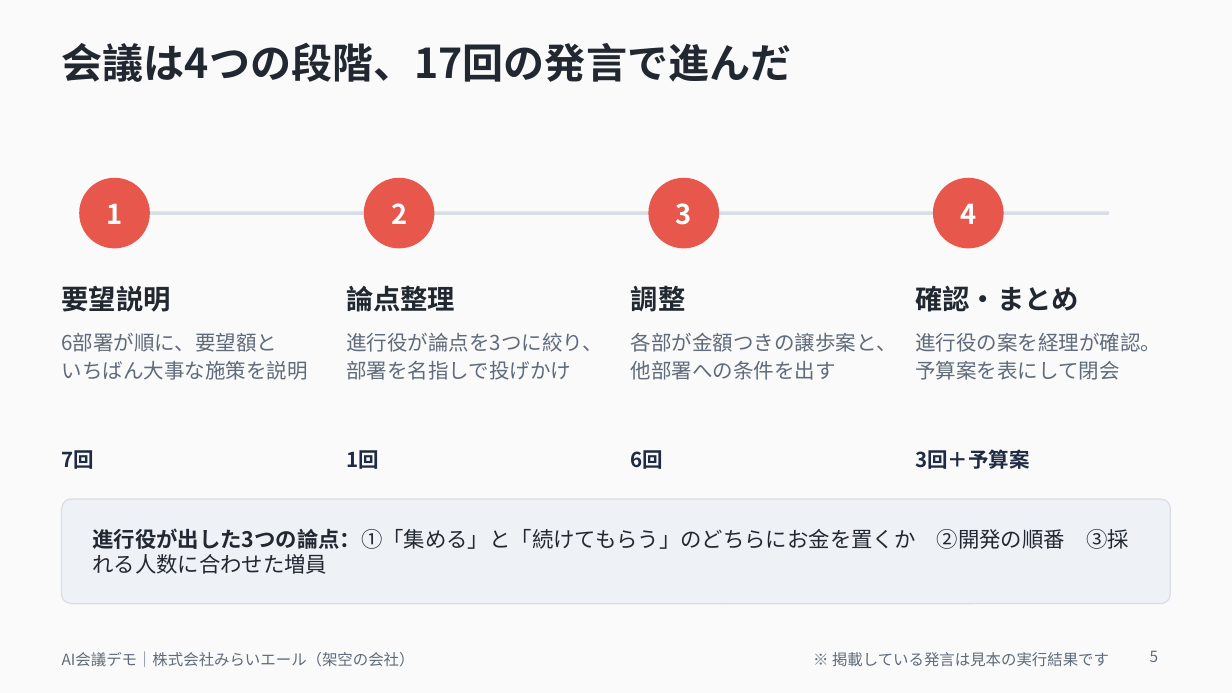
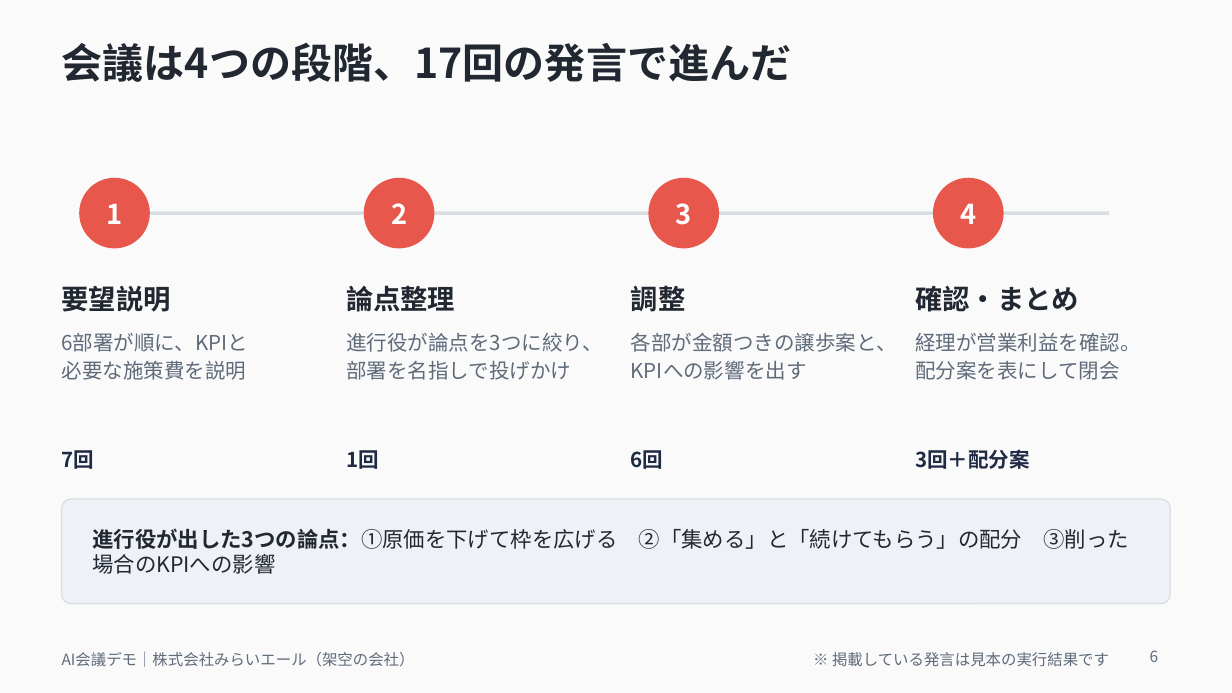
Before and after one commit to michiko3311220-stack/-, a slide deck: slide 6 of ai_meeting/slides/ai_meeting_demo.pptx (slide 5 before the commit). Drawn at 1232x693 pixels with LibreOffice and Linux fonts; fonts in the diff are those of the drawing. Boxes give left, top, right and bottom in pixels: in the first picture for what was removed or moved away, otherwise in the second. Text is boxed around its words. In the diff, an @@ line names an element or a change of style, - is before the commit and + after.

```diff
--- a/ai_meeting/slides/ai_meeting_demo.pptx
+++ b/ai_meeting/slides/ai_meeting_demo.pptx
@@ text at (62,333,249,380): text changed @@
-6部署が順に、要望額と
-いちばん大事な施策を説明
+6部署が順に、KPIと
+必要な施策費を説明
@@ text at (915,333,1141,380): text changed @@
-進行役の案を経理が確認。
-予算案を表にして閉会
+経理が営業利益を確認。
+配分案を表にして閉会
@@ text at (631,361,807,380): text changed @@
-他部署への条件を出す
+KPIへの影響を出す
@@ text at (915,449,1030,469): text changed @@
-3回＋予算案
+3回＋配分案
@@ text at (92,528,1022,549): text changed @@
-進行役が出した3つの論点：①「集める」と「続けてもらう」のどちらにお金を置くか ②開発の順番 ③採れる人数に合わせた増員
+進行役が出した3つの論点：①原価を下げて枠を広げる ②「集める」と「続けてもらう」の配分 ③削った場合のKPIへの影響
@@ page number at (1150,650,1159,662): text changed @@
-5
+6
```
Also in this commit, not shown: 10 other slides changed, 2 slides added, 1 slide removed, 14 other files.
